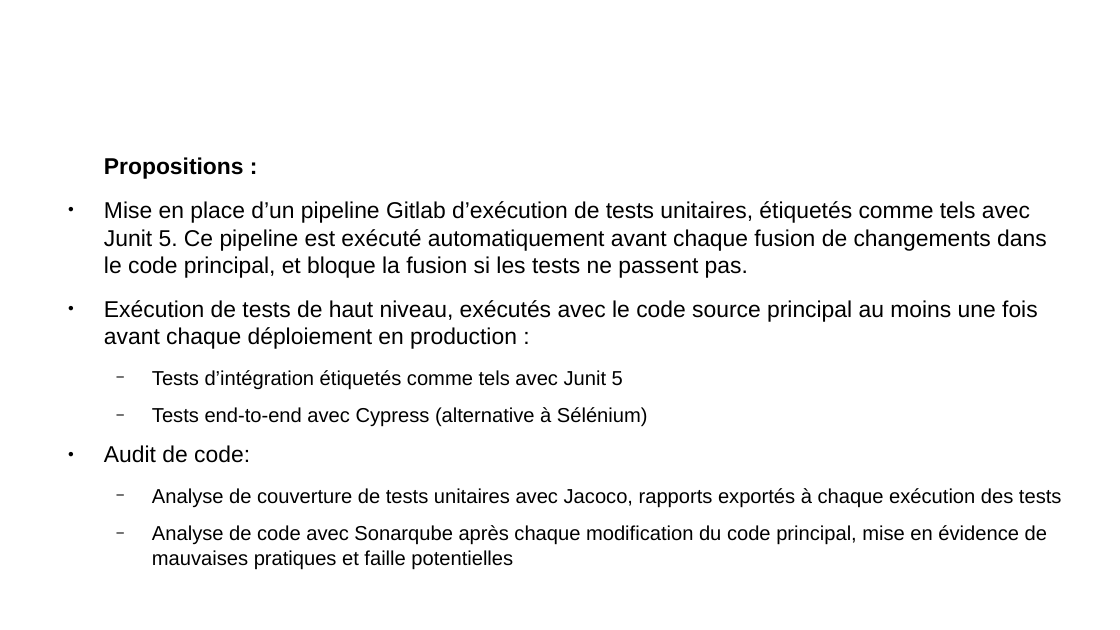
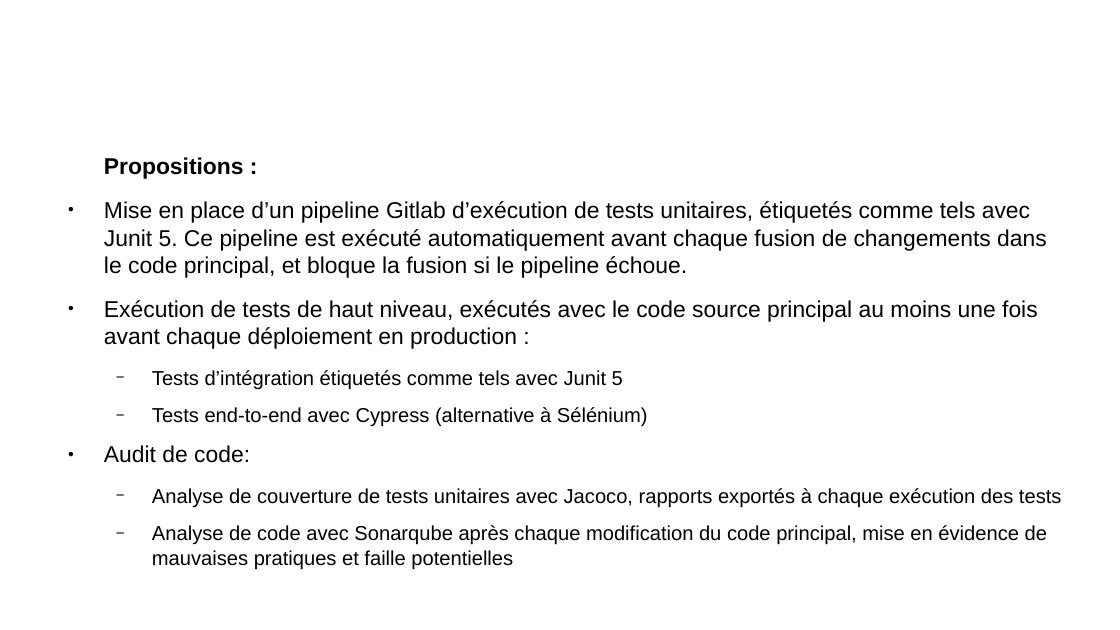
Before and after one commit to remipassmoilesel/ci-cd-plan, a slide deck: slide 18 of ci-cd-plan.odp (slide 19 before the commit). Drawn at 1120x630 pixels with LibreOffice and Linux fonts; fonts in the diff are those of the drawing; background and template pictures are left out. Boxes give left, top, right and bottom in pixels: in the first picture for what was removed or moved away, otherwise in the second. Text is boxed around its words. In the diff, an @@ line names an element or a change of style, - is before the commit and + after.

```diff
--- a/ci-cd-plan.odp
+++ b/ci-cd-plan.odp
@@ text at <box>104,201,1047,278</box>: text changed @@
-● Mise en place d’un pipeline Gitlab d’exécution de tests unitaires, étiquetés comme tels avec Junit 5. Ce pipeline est exécuté automatiquement avant chaque fusion de changements dans le code principal, et bloque la fusion si les tests ne passent pas.
+● Mise en place d’un pipeline Gitlab d’exécution de tests unitaires, étiquetés comme tels avec Junit 5. Ce pipeline est exécuté automatiquement avant chaque fusion de changements dans le code principal, et bloque la fusion si le pipeline échoue.
```
Also in this commit, not shown: 7 other slides changed, 1 slide added, 3 slides removed, 2 other files.
